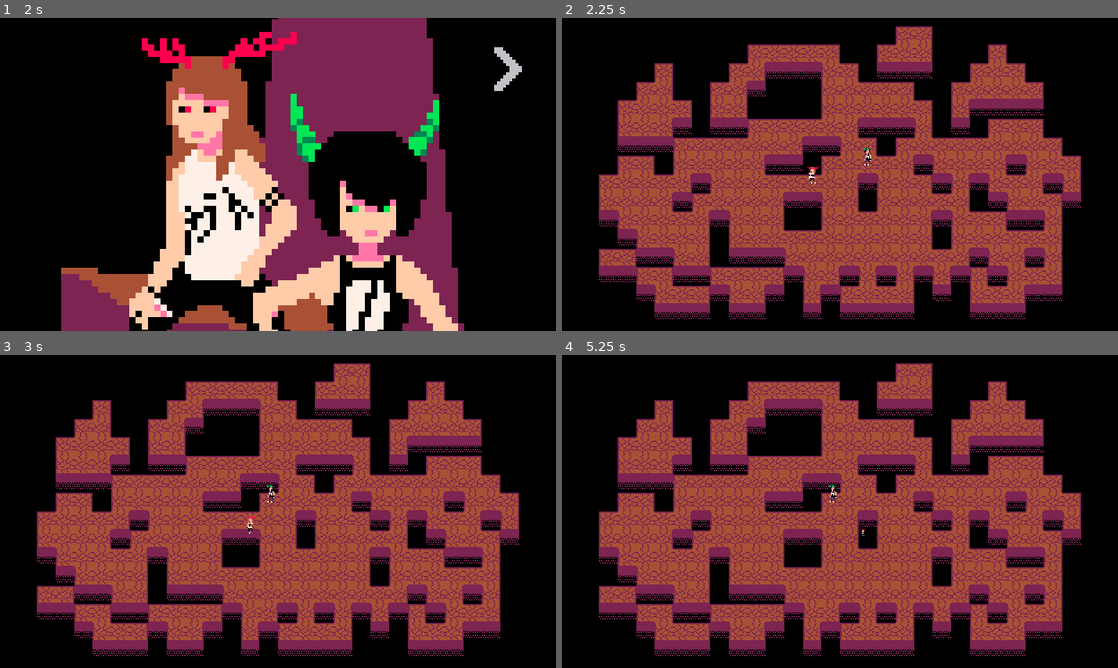
Above: before the commit, frames 1-4 (two rows, left to right).
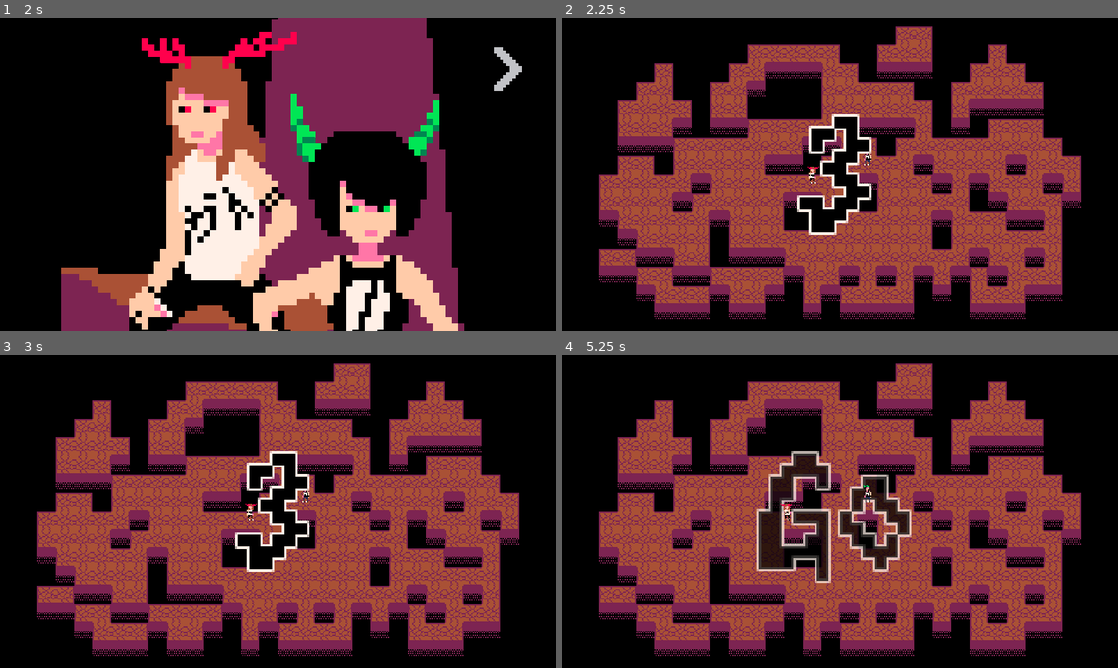
Above: after the commit, the same moments.

Repository: Dwyriel/WannabePunkGame
Game: Godot game, scene res://Scenes/GameMenu.tscn
The game is run twice, just before and just after one commit, with the same random seed, the same clock (stepped at 60 frames per second) and the same inputs.
Inputs (mouse positions are in pixels of both pictures, inside the frame that each line leads up to):
- Up to frame 1 (2 s): click "Start" at 0.5 s; move the mouse to (400, 158) at 1.27 s; hold D (P0_Right) from 1.28 s (still down); tap Shift (P0_Dash) at 1.35 s
- Up to frame 2 (2.25 s): release D (P0_Right) at 2 s; click (773, 180) at 2 s
- Up to frame 3 (3 s): tap Enter at 2.75 s; move the mouse to (166, 527) at 2.77 s; hold S (P0_Down) from 2.78 s (still down); tap Keypad 0 (P1_Dash) at 2.85 s
- Up to frame 4 (5.25 s): move the mouse to (895, 442) at 3.52 s; release S (P0_Down) at 3.53 s; hold D (P0_Right) 3.53-4.28 s; tap Shift (P0_Dash) at 3.6, 5.1 s; move the mouse to (812, 574) at 4.27 s; hold W (P0_Up) 4.28-5.03 s; tap Keypad 0 (P1_Dash) at 4.35 s; tap Space at 5 s; move the mouse to (1006, 558) at 5.02 s; hold A (P0_Left) from 5.03 s (still down)

Frame 1 is identical in both runs. In frame 2, 2.5% of the frame differs, in the area x 42-56%, y 30-70%; in frame 3, 2.6%; in frame 4, 5.5%, in the area x 35-63%, y 30-73%.

Commit message:
Countdown timer & PlayerScript Refactoring

Diff:
--- a/Scenes/GameScene.tscn
+++ b/Scenes/GameScene.tscn
@@ -1,7 +1,8 @@
-[gd_scene load_steps=19 format=2]
+[gd_scene load_steps=21 format=2]
 
 [ext_resource path="res://RawAssets/TileMap.png" type="Texture" id=1]
 [ext_resource path="res://Scripts/GameScene.gd" type="Script" id=2]
+[ext_resource path="res://Fonts/DoubleHomicide.ttf" type="DynamicFontData" id=3]
 
 [sub_resource type="ConvexPolygonShape2D" id=2]
 points = PoolVector2Array( 16, 16, 0, 16, 0, 0, 16, 0 )
@@ -393,6 +394,12 @@
 16/shapes = [  ]
 16/z_index = 0
 
+[sub_resource type="DynamicFont" id=17]
+size = 160
+outline_size = 2
+outline_color = Color( 1, 0.945098, 0.909804, 1 )
+font_data = ExtResource( 3 )
+
 [node name="MainNode" type="Node2D"]
 script = ExtResource( 2 )
 
@@ -414,3 +421,19 @@
 
 [node name="SpawnPoint2" type="Node2D" parent="."]
 position = Vector2( 24, -8 )
+
+[node name="Timer" type="Timer" parent="."]
+one_shot = true
+
+[node name="CountdownLabel" type="Label" parent="."]
+visible = false
+margin_left = -239.0
+margin_top = -135.0
+margin_right = 239.0
+margin_bottom = 135.0
+custom_colors/font_color = Color( 0, 0, 0, 1 )
+custom_fonts/font = SubResource( 17 )
+align = 1
+valign = 1
+
+[connection signal="timeout" from="Timer" to="." method="_on_Timer_timeout"]
--- a/Scripts/GameScene.gd
+++ b/Scripts/GameScene.gd
@@ -1,23 +1,33 @@
 extends Node2D
+
+export var timeBeforeGoTime : int = 3;
 
 var Player0: KinematicBody2D;
 var Player1: KinematicBody2D;
-
 var Player0Pos : Vector2;
 var Player1Pos : Vector2;
+var timer : Timer;
+var countdownLabel : Label;
+var goTimeEnded : bool = false;
 
 func _ready():
-	Player0Pos = $SpawnPoint1.position;
-	Player1Pos = $SpawnPoint2.position + Vector2(0, -8);
+	set_physics_process(false);
+	Player0Pos = $SpawnPoint1.position; #Offset accounted for in the spawnpoint itself
+	Player1Pos = $SpawnPoint2.position + Vector2(0, -8); #Accounting for offset here
+	timer = $Timer;
+	countdownLabel = $CountdownLabel;
+	countdownLabel.show();
+	countdownLabel.text = String(timeBeforeGoTime);
 	LoadPlayer();
+	timer.start(1);
 
 func LoadPlayer():
 	Player0 = GlobalPreloads.PlayerScene.instance();
 	Player1 = GlobalPreloads.PlayerScene.instance();
 	Player0.call(GlobalVariables.methodSetExternalAttributes, CreatePlayerAttributes(Player1, GlobalVariables.Player0, true));
 	Player1.call(GlobalVariables.methodSetExternalAttributes, CreatePlayerAttributes(Player0, GlobalVariables.Player1, false));
-	self.add_child(Player0);
-	self.add_child(Player1);
+	self.add_child_below_node(timer, Player0);
+	self.add_child_below_node(timer, Player1);
 
 func CreatePlayerAttributes(otherPlayer : KinematicBody2D, character, isMainCharacter : bool):
 	var playerAttributes = GlobalVariables.PlayerAttributes.new();
@@ -32,3 +42,23 @@
 			otherPlayer,
 			!isMainCharacter);
 	return playerAttributes;
+
+func _physics_process(delta):#Only being used for adding transparency to CountdownLabel for now, change it if needed to be use for other stuff
+	countdownLabel.modulate.a -= 1.5 * delta;
+
+func _on_Timer_timeout():
+	if goTimeEnded:
+		countdownLabel.hide();
+		set_physics_process(false);
+		return;
+	timeBeforeGoTime -= 1;
+	if timeBeforeGoTime > 0:
+		countdownLabel.text = String(timeBeforeGoTime);
+		timer.start(1);
+	else:
+		set_physics_process(true);
+		countdownLabel.text = "Go";
+		Player0.call(GlobalVariables.methodGameStart);
+		Player1.call(GlobalVariables.methodGameStart);
+		goTimeEnded = true;
+		timer.start(.8);
--- a/Scripts/GlobalVariables.gd
+++ b/Scripts/GlobalVariables.gd
@@ -38,6 +38,7 @@
 const methodCollidedWithOtherPlayer : String = "collided_with_other_player";
 const methodIsDashing : String = "isDashing"
 const methodSetExternalAttributes : String = "setExternalAttributes";
+const methodGameStart : String = "gameStart";
 
 #Pallete Colors:
 const White : Color = Color("#FFF1E8");
--- a/Scripts/PlayerScript.gd
+++ b/Scripts/PlayerScript.gd
@@ -8,8 +8,8 @@
 export(float) var scaleDownOffset: float;
 
 #Local Attributes
-enum States { Dead, Alive, Falling, Dashing, BeingPushed };
-var CurrentState = States.Alive;
+enum States { NotActive, Dead, Alive, Falling, Dashing, BeingPushed };
+var CurrentState = States.NotActive;
 var animationSprite : AnimatedSprite;
 var PlayerCollider: CollisionShape2D;
 var timer : Timer;
@@ -88,6 +88,7 @@
 func _on_Timer_timeout():
 	validadePosition();
 
+#"Public" Functions (called from outside)
 func collided_with_other_player(vec2 : Vector2, isDashing = false):
 	match CurrentState:
 		States.Dashing:
@@ -103,7 +104,6 @@
 func isDashing():
 	return CurrentState == States.Dashing;
 
-#Functions
 func setExternalAttributes(attributes: GlobalVariables.PlayerAttributes):
 	DashInput = attributes.DashInput;
 	RightInput = attributes.RightInput;
@@ -115,6 +115,10 @@
 	otherPlayerNode = attributes.OtherPlayerNode;
 	$AnimatedSprite.flip_h = attributes.shouldFlipSprite;
 
+func gameStart():
+	switchStateToAlive();
+
+#Functions
 func validadePosition():
 	if outsideOfPlatform:
 		switchStateToFalling();
